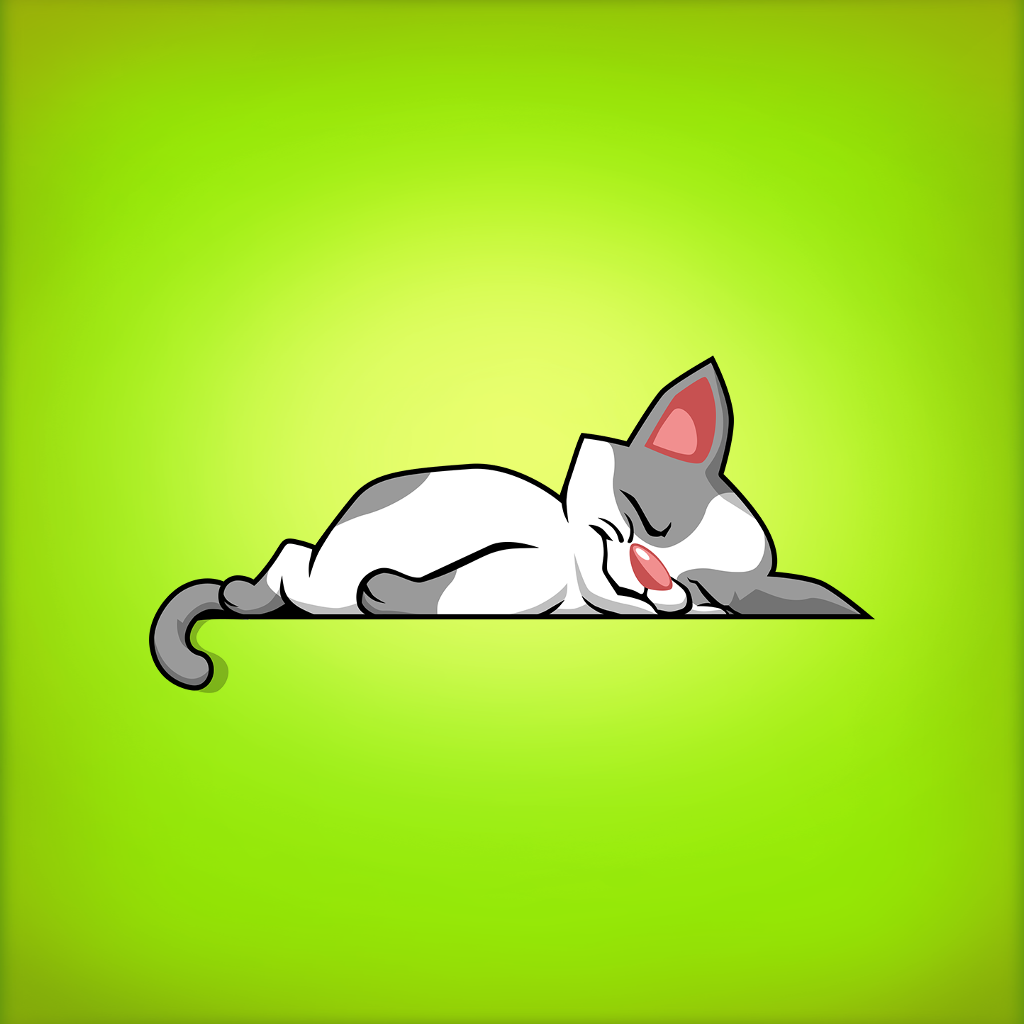
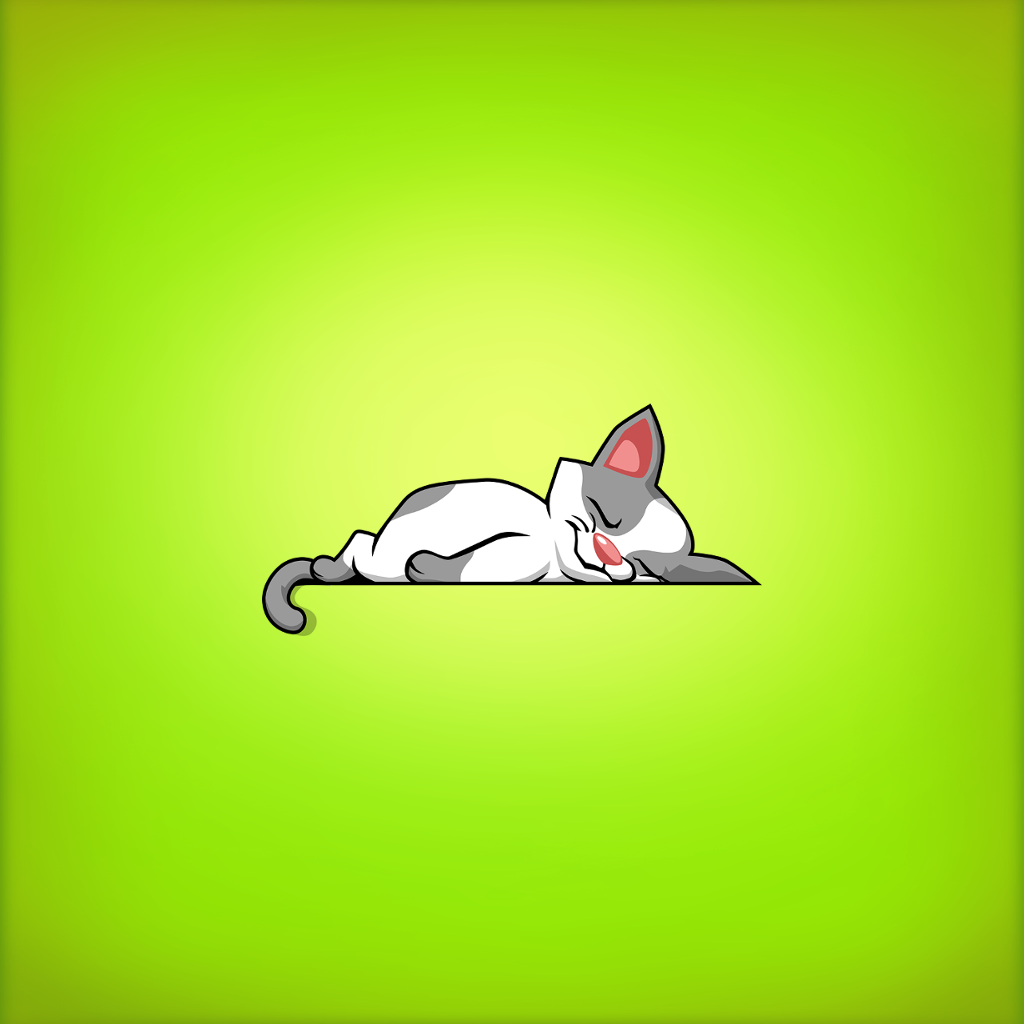
Comparing the layer stacks of the two 1024px x 1024px images. Changes:
painted on "screen_art_angus.01.png" over <box>149,355,875,693</box>
